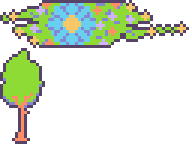
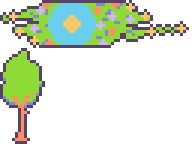
Two versions of the same layered image (192 × 144). Layer-by-layer changes:
renamed "Вставленный слой #1" to "uiBars.png", painted on it over [48, 3, 96, 45]
